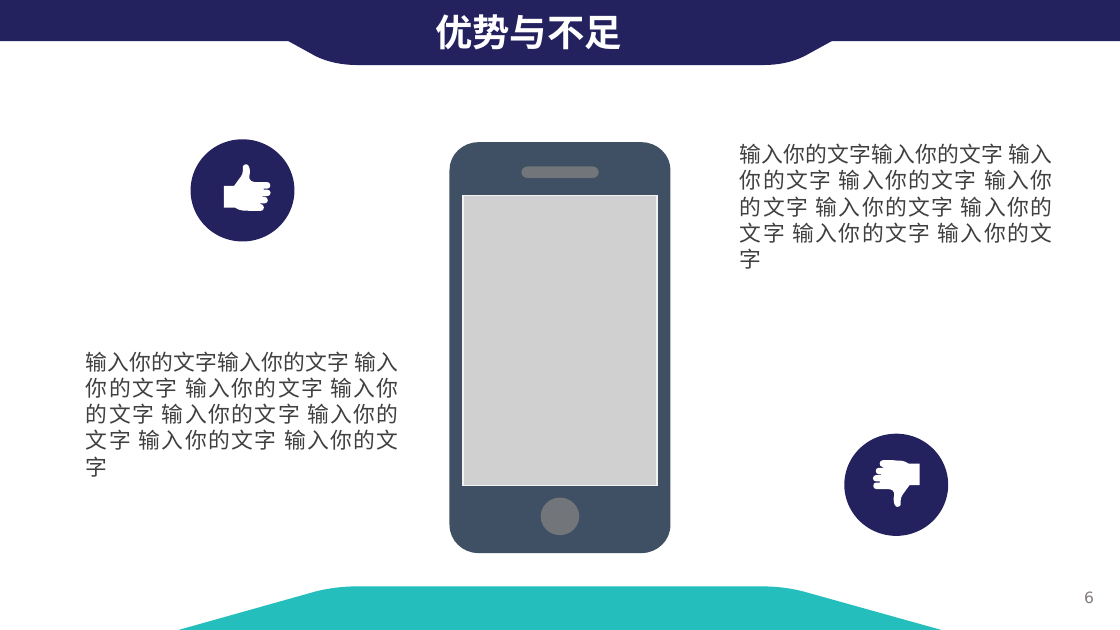
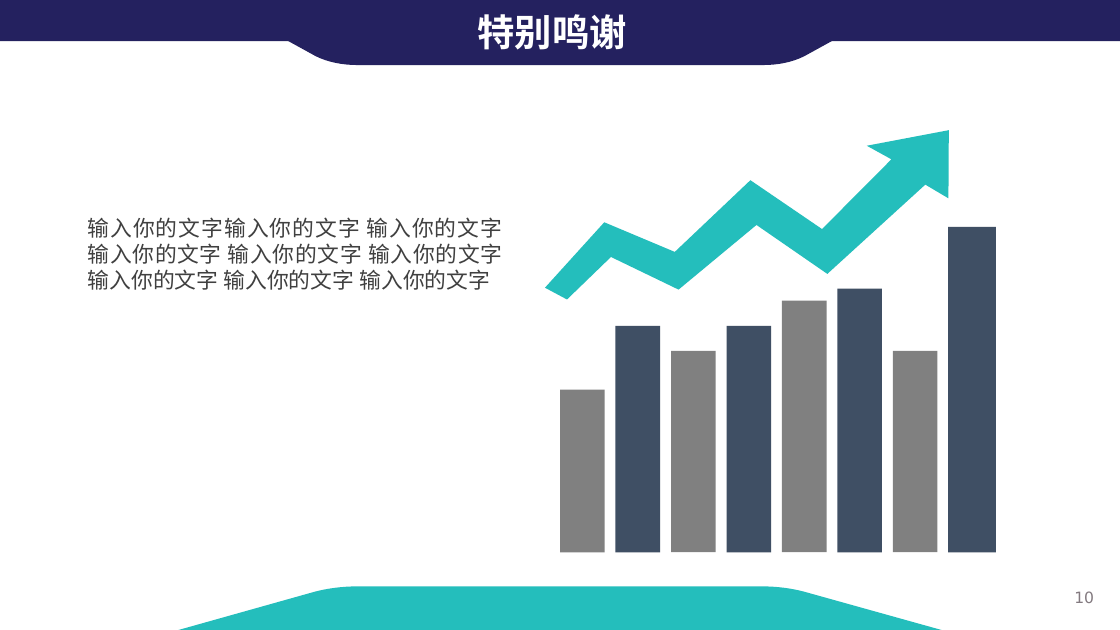
Before and after one commit to careyke/zhuangzheng, a slide deck: slide 10 of 转正评审-柯创.pptx (slide 6 before the commit). Drawn at 1120x630 pixels with LibreOffice and Linux fonts; fonts in the diff are those of the drawing; grey boxes stand for pictures; background and template pictures are left out. Boxes give left, top, right and bottom in pixels: in the first picture for what was removed or moved away, otherwise in the second. Text is boxed around its words. In the diff, an @@ line names an element or a change of style, - is before the commit and + after.

```diff
--- a/转正评审-柯创.pptx
+++ b/转正评审-柯创.pptx
@@ text removed at (435, 14, 622, 50) @@
-优势与不足
@@ text added at (478, 14, 627, 50), 24 pt, text #FFFFFF, bold @@
+特别鸣谢
@@ ellipse removed at (192, 140, 293, 240) @@
@@ freeform shape added at (533, 131, 962, 303), fill #24BEBC @@
@@ freeform shape removed at (224, 165, 271, 212) @@
@@ group removed at (449, 142, 670, 553): 2 freeform shapes, 1 picture, 1 ellipse @@
@@ text "输入你的文字输入你的文字 输入你的文字 输入你的文字 输入你的文字 输入你的文字 ..." rewrapped from (740, 143, 1052, 269) to (88, 217, 503, 290) @@
@@ text removed at (86, 351, 399, 477) @@
-输入你的文字输入你的文字 输入你的文字 输入你的文字 输入你的文字 输入你的文字 输入你的文字 输入你的文字 输入你的文字
@@ group added at (560, 227, 997, 553): 8 rectangles, 1 line @@
@@ ellipse removed at (846, 435, 948, 534) @@
@@ freeform shape removed at (872, 460, 920, 507) @@
@@ page number at (1074, 591, 1094, 603): text changed @@
-6
+10
```
Also in this commit, not shown: 3 other slides changed, 5 slides added, 1 slide removed.
